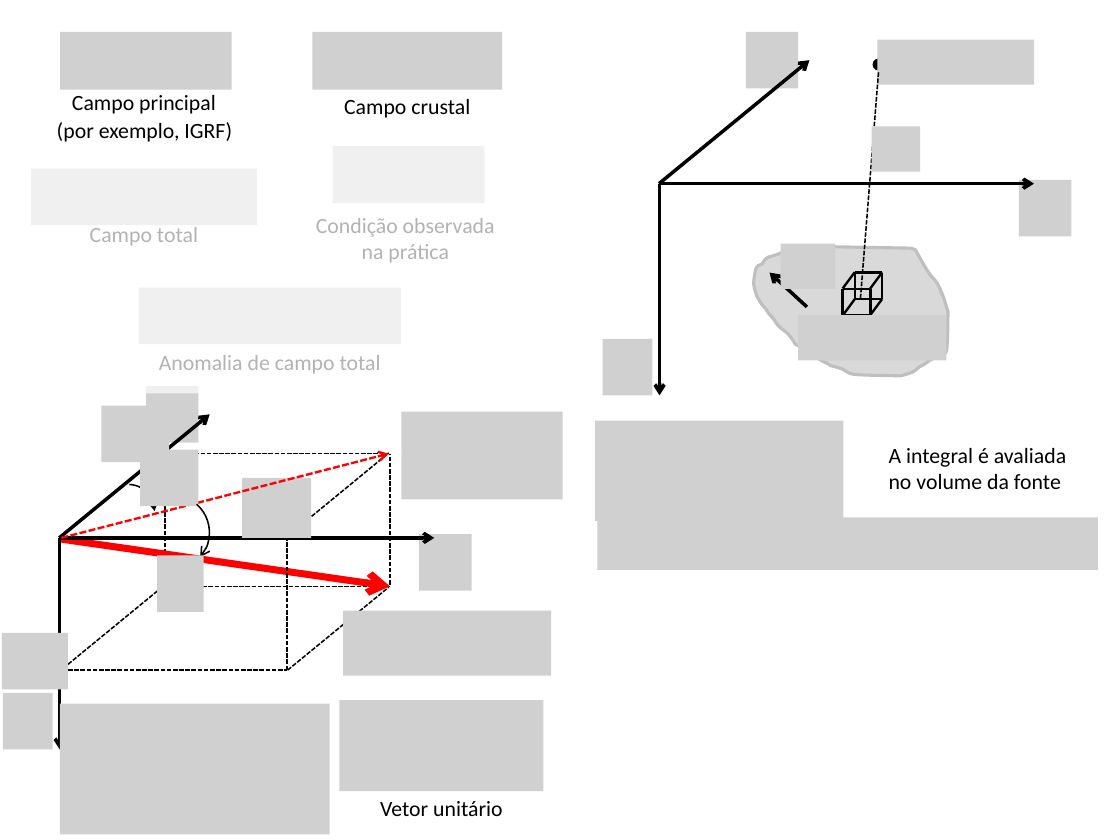
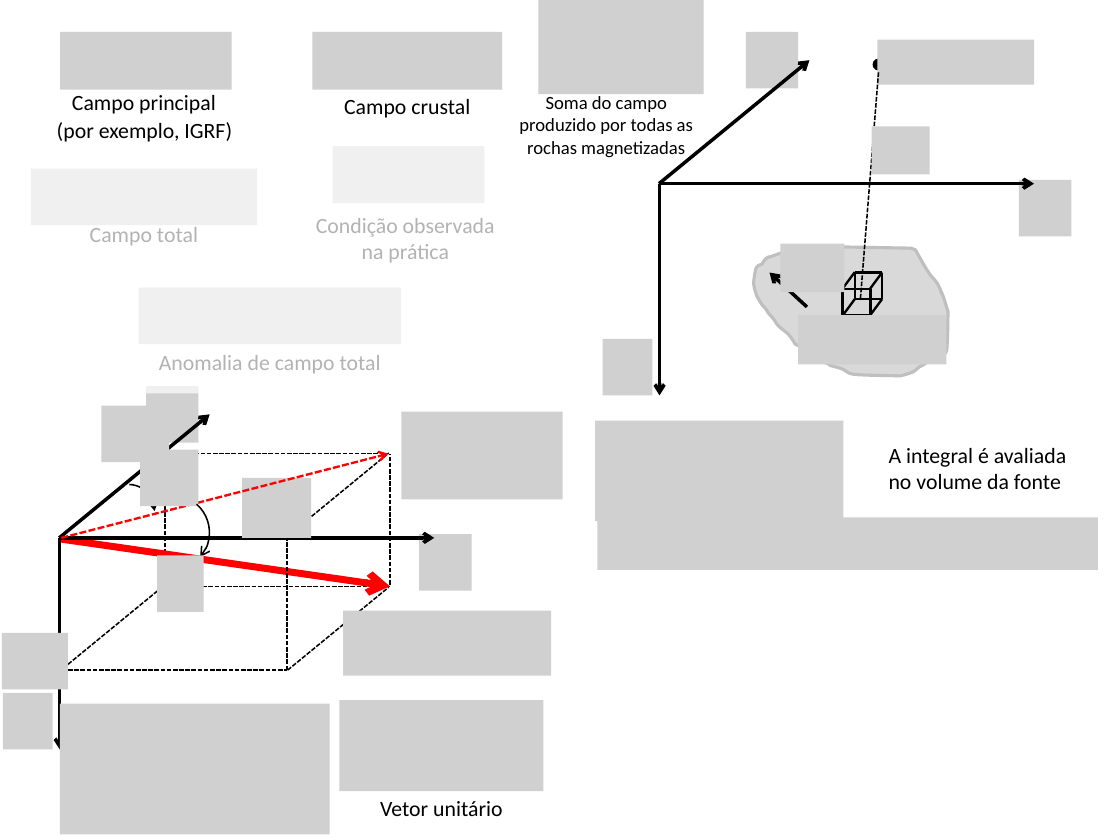
Before and after one commit to pinga-lab/CE-VII-SimBGf-2016, a slide deck: slide 12 of slides/4b_anomalia_campo_total.pptx (slide 11 before the commit). Drawn at 1120x840 pixels with LibreOffice and Linux fonts; fonts in the diff are those of the drawing; grey boxes stand for pictures. Boxes give left, top, right and bottom in pixels: in the first picture for what was removed or moved away, otherwise in the second. Text is boxed around its words. In the diff, an @@ line names an element or a change of style, - is before the commit and + after.

Commit message:
generaliza o campo crustal pra varias fontes

```diff
--- a/slides/4b_anomalia_campo_total.pptx
+++ b/slides/4b_anomalia_campo_total.pptx
@@ picture added at (x1=539, y1=0, x2=704, y2=94) @@
@@ text added at (x1=519, y1=93, x2=693, y2=158), 12 pt, text #000000 @@
+Soma do campo produzido por todas as rochas magnetizadas
@@ picture resized from (x1=871, y1=127, x2=920, y2=171) to (x1=871, y1=127, x2=930, y2=175) @@
@@ picture resized from (x1=781, y1=244, x2=836, y2=289) to (x1=781, y1=244, x2=844, y2=292) @@
@@ picture resized from (x1=799, y1=315, x2=946, y2=360) to (x1=799, y1=315, x2=946, y2=364) @@
```
Also in this commit, not shown: 6 other slides changed, 2 slides added.
